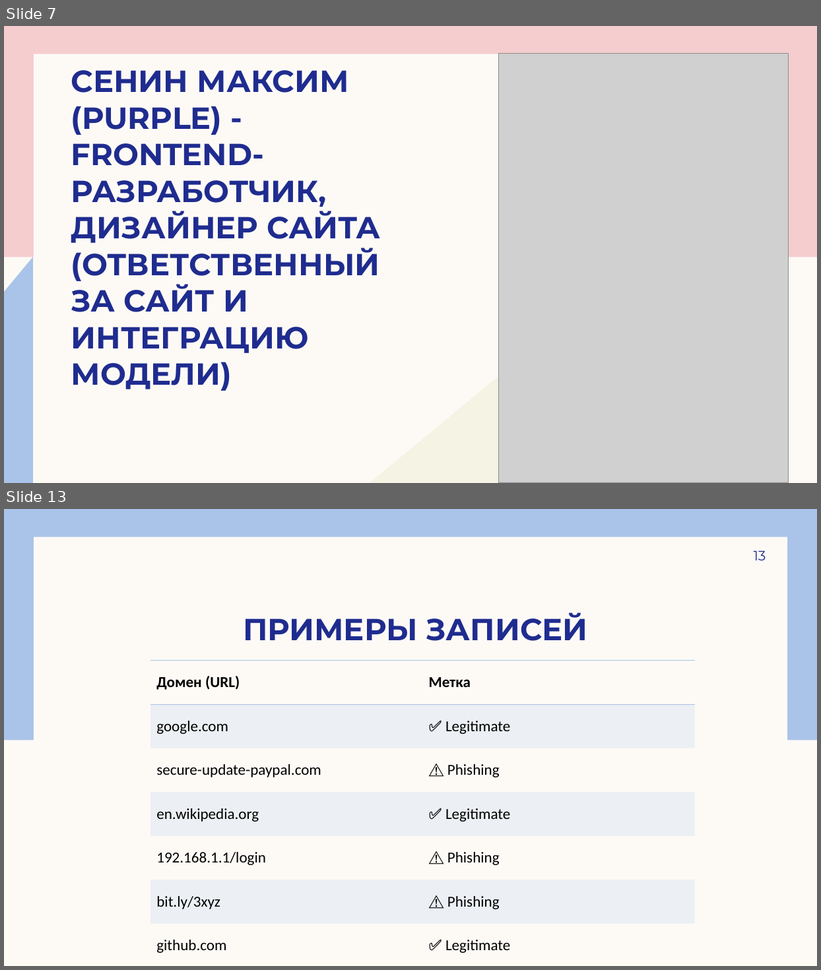
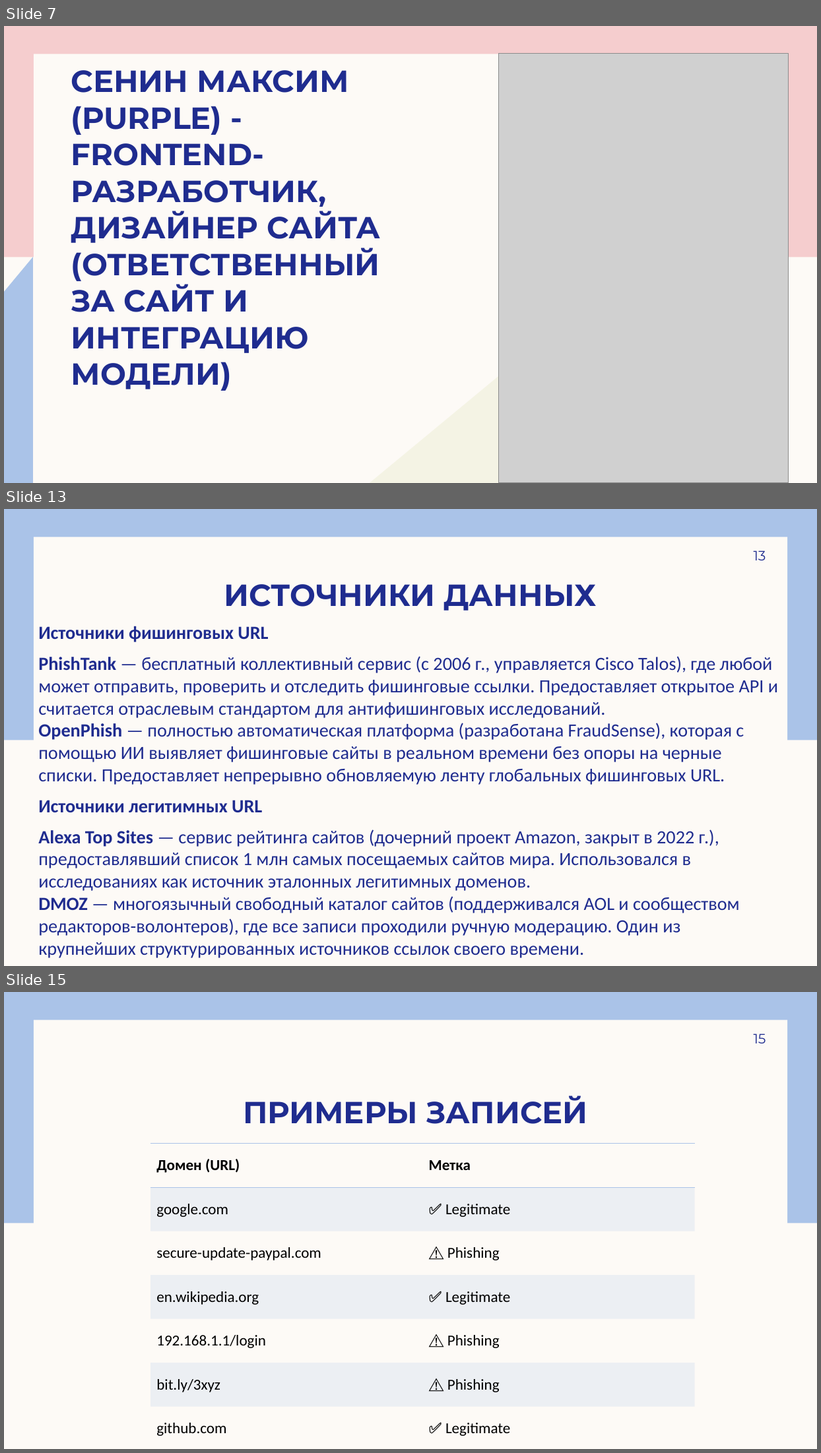
Before and after one commit to andreyilych/cs2valvesoftware, a slide deck: анализатор подозрительности доменных имен (DNS).pptx. Shown one above the other, each under a label of ours: slides 7 and 13 before the commit, slides 7, 13 and 15 after it; the slides between them are not shown. The pictures are 821x970 and 821x1453 pixels, drawn with LibreOffice and Linux fonts; fonts in the diff are those of the drawing; grey boxes stand for pictures. Boxes give left, top, right and bottom in pixels: in the first picture for what was removed or moved away, otherwise in the second. Text is boxed around its words. In the diff, an @@ line names an element or a change of style, - is before the commit and + after.

```diff
--- a/анализатор подозрительности доменных имен (DNS).pptx
+++ b/анализатор подозрительности доменных имен (DNS).pptx
@@ slide 13 added at [4,509,817,966], background #FDFAF6; not listed: 2 template elements that a slide beside it also shows @@
@@ page number added at [754,551,766,560], 16 pt, text #1F2C8F @@
+13
@@ title added at [224,584,597,611], 36 pt, text #1F2C8F, bold @@
+ИСТОЧНИКИ ДАННЫХ
@@ text added at [38,626,778,958], 22 pt, text #1F2C8F @@
+Источники фишинговых URL
+PhishTank — бесплатный коллективный сервис (с 2006 г., управляется Cisco Talos), где любой может отправить, проверить и отследить фишинговые ссылки. Предоставляет открытое API и считается отраслевым стандартом для антифишинговых исследований.
+OpenPhish — полностью автоматическая платформа (разработана FraudSense), которая с помощью ИИ выявляет фишинговые сайты в реальном времени без опоры на черные списки. Предоставляет непрерывно обновляемую ленту глобальных фишинговых URL.
+Источники легитимных URL
+Alexa Top Sites — сервис рейтинга сайтов (дочерний проект Amazon, закрыт в 2022 г.), предоставлявший список 1 млн самых посещаемых сайтов мира. Использовался в исследованиях как источник эталонных легитимных доменов.
+DMOZ — многоязычный свободный каталог сайтов (поддерживался AOL и сообществом редакторов-волонтеров), где все записи проходили ручную модерацию. Один из крупнейших структурированных источников ссылок своего времени.
@@ what was slide 13 is now slide 15 @@
@@ page number at [754,1034,766,1043]: text changed @@
-13
+15
```
Also in this commit, not shown: 8 slides changed, 9 other slides added, 2 slides removed.
